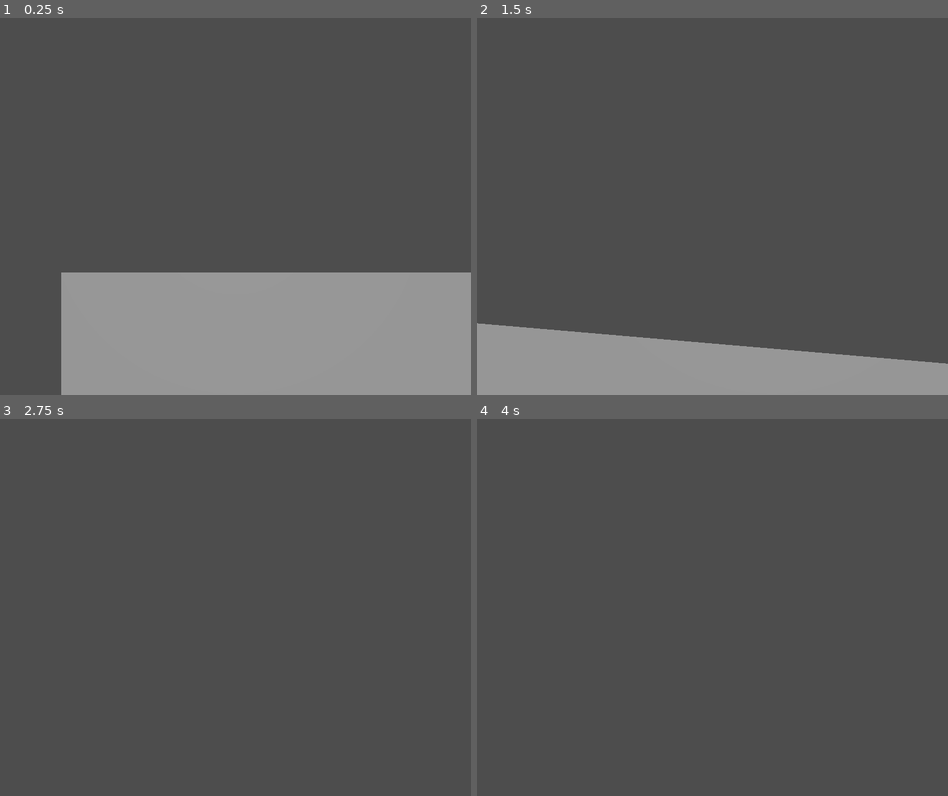
Above: before the commit, frames 1-4 (two rows, left to right).
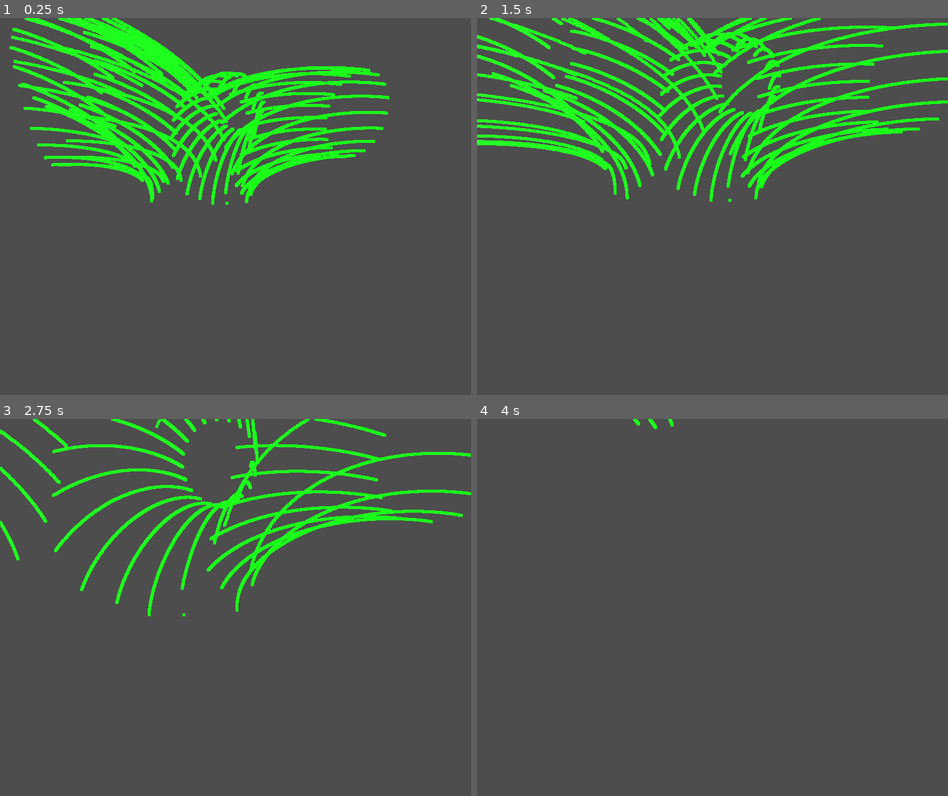
Above: after the commit, the same moments.

Repository: EpEpDragon/Modules
Game: Godot game, scene res://meshing_test.tscn
Two runs of this game, one before a commit and one after it. Both use one fixed random seed, a clock stepped at 60 frames per second and the inputs below.
Inputs (mouse positions are in pixels of both pictures, inside the frame that each line leads up to):
- Up to frame 1 (0.25 s): no input
- Up to frame 2 (1.5 s): tap Enter at 0.5 s; move the mouse to (736, 206) at 0.52 s; hold W (move_forward) from 0.53 s (still down); move the mouse to (688, 206) at 1.27 s
- Up to frame 3 (2.75 s): keep holding W (move_forward); move the mouse to (244, 599) at 2.02 s
- Up to frame 4 (4 s): keep holding W (move_forward); move the mouse to (707, 615) at 2.77 s; move the mouse to (745, 611) at 3.52 s

The runs differ from the first frame. In frame 1, 41% of the frame differs, in the area x 2-100%, y 0-100%; in frame 2, 27%; in frame 3, 6.7%; in frame 4, less than 0.1%.
Error before the commit: Parse Error: Argument 1 of annotation "@export_node_path" isn't a constant expression. (res://DebugDraw.gd:3)

Commit message:
Point cloud generation

Diff:
--- /dev/null
+++ b/TreeGen/DebugDraw/DebugDraw2.tscn
@@ -0,0 +1,6 @@
+[gd_scene load_steps=2 format=3 uid="uid://bse1j0dalcvo5"]
+
+[ext_resource type="Script" path="res://DebugDraw/DebugDrawNew.gd" id="1_7xseg"]
+
+[node name="Node3D" type="Node3D"]
+script = ExtResource( "1_7xseg" )
--- /dev/null
+++ b/TreeGen/DebugDraw/DebugDrawNew.gd
@@ -0,0 +1,41 @@
+extends Node3D
+class_name DebugDraw
+
+func new_point_cloud(pos, p_size, color):
+	var point_cloud = PointCloud.new(p_size, color)
+	point_cloud.position = pos
+	add_child(point_cloud)
+	return point_cloud
+
+
+class PointCloud extends MeshInstance3D:
+	var cloud:PackedVector3Array
+	var mat = StandardMaterial3D.new()
+
+	func _init(p_size, color):
+		mat.use_point_size = true
+		mat.point_size = p_size
+		mat.albedo_color = color
+
+
+	func add_point(p):
+		if p is PackedVector3Array:
+			cloud += p
+		else:
+			cloud.push_back(p)
+
+
+	func set_cloud(c):
+		cloud = c
+
+
+	func construct():
+		var mesh_imm = ImmediateMesh.new()
+		mesh_imm.surface_begin(Mesh.PRIMITIVE_POINTS)
+		mesh_imm.surface_set_normal(Vector3(0,0,1))
+		for p in cloud:
+			mesh_imm.surface_add_vertex(p)
+		mesh_imm.surface_end()
+		mesh_imm.surface_set_material(0,mat)
+		print(mesh_imm.surface_get_material(0))
+		set_mesh(mesh_imm)
--- a/TreeGen/MeshInstance3D.gd
+++ b/TreeGen/MeshInstance3D.gd
@@ -7,9 +7,8 @@
 	var mesh_imm = ImmediateMesh.new()
 	mesh_imm.clear_surfaces()
 
-	mesh_imm.surface_begin(Mesh.PRIMITIVE_TRIANGLE_STRIP)
+	mesh_imm.surface_begin(Mesh.PRIMITIVE_POINTS)
 	mesh_imm.surface_set_normal(Vector3(0,0,1))
-
 	mesh_imm.surface_add_vertex(Vector3(-1,-1,0))
 	mesh_imm.surface_add_vertex(Vector3(-1,1,0))
 	mesh_imm.surface_add_vertex(Vector3(1,-1,0))
@@ -17,5 +16,9 @@
 	mesh_imm.surface_add_vertex(Vector3(2,-1,0))
 	mesh_imm.surface_add_vertex(Vector3(2,1,0))
 	mesh_imm.surface_end()
+#	var mat = StandardMaterial3D.new()
+#	mat.use_point_size = true
+#	mat.set_point_size = 10
+#	mesh_imm.surface_set_material(0,mat)
 
 	mesh = mesh_imm
--- a/TreeGen/meshing_test.gd
+++ b/TreeGen/meshing_test.gd
@@ -1,16 +1,20 @@
 extends Node3D
 
-@export var bake_interval = 0.1
+@export var bake_interval = 0.01
+@export var padding = 0.02
 var debug_draw
-var res = 1
+var res = 5
+var point_cloud = DebugDraw2.new_point_cloud(Vector3.ZERO, 5, Color.GREEN)
+
 
 func _ready():
-	debug_draw = $DebugDraw
-	var curves = [$Path3D.get_curve(), $Path3D2.get_curve(), $Path3D3.get_curve()]
-	var portals = generate_portals(curves,0.1,0.1)
-	for p in portals:
-		if p != null:
-			debug_draw.add_packed(gen_circle(p[0], p[1], p[2],res),Color.GREEN)
+	var curves = [$Path3D.get_curve(), $Path3D2.get_curve(), $Path3D3.get_curve(), $Path3D4.get_curve()]
+#	var portals = generate_portals(curves,0.1,0.1)
+#	for p in portals:
+#		if p != null:
+#			point_cloud.add_point(gen_circle(p[0], p[1], p[2],res))
+	point_cloud.set_cloud(generate_cloud(curves,0.5))
+	point_cloud.construct()
 
 # Generates the tightest portals from given curves (Limited by bake interval)
 # return portals : [point, radius, normal, point index on curve]
@@ -39,16 +43,16 @@
 				prev2 = points2[p2]
 				if is_touching(n_b,points1[p1],points2[p2],n1,n2,r1,r1):
 #					pass
-					debug_draw.add_packed(gen_circle(points1[p1], r1, n1,res), Color.RED)
-					debug_draw.add_packed(gen_circle(points2[p2], r1, n2,res), Color.RED)
+					point_cloud.add_point(gen_circle(points1[p1], r1, n1,res))
+					point_cloud.add_point(gen_circle(points2[p2], r1, n2,res))
 				else:
 
 					if portals[c1+1] == null || portals[c1+1][3] < p1:
 						portals[c1+1] = [points1[p1], r1, n1, p1]
 					if portals[c2+2+c1] == null || portals[c2+2+c1][3] < p2:
 						portals[c2+2+c1] = [points2[p2], r1, n2, p2]
-#					debug_draw.add_packed(gen_circle(points1[p1], r1, n1,res), Color.GREEN)
-#					debug_draw.add_packed(gen_circle(points2[p2], r1, n2,res), Color.GREEN)
+#					point_cloud.add_point(gen_circle(points1[p1], r1, n1,res))
+#					point_cloud.add_point(gen_circle(points2[p2], r1, n2,res))
 					break
 
 
@@ -63,6 +67,40 @@
 
 	return x + y >= S
 
+
+func generate_cloud(curves,r):
+	for c in curves:
+		c.set_bake_interval(bake_interval)
+	var cloud:PackedVector3Array
+	var n_b = Vector3(0,1,0)
+	for c_i1 in range(curves.size()):
+		print(range(curves.size()))
+		var s_pos1 = curves[c_i1].get_baked_points() # sphere points 1
+		var prev1 = -n_b
+		for s_i1 in range(s_pos1.size()):
+			var n1 = (s_pos1[s_i1] - prev1).normalized()
+			prev1 = s_pos1[s_i1]
+			var p1 = gen_circle(s_pos1[s_i1], r,n1,res)
+			var use_point = []
+			for i in p1:
+				use_point.push_back(true)
+
+			for c_i2 in range(curves.size()):
+				if c_i1 != c_i2:
+					var s_pos2 = curves[c_i2].get_baked_points() # sphere points 2
+					var s_i2 = min(s_i1,s_pos2.size()-1)
+					for p_i in range(p1.size()-1):
+						if is_point_in_sphere(p1[p_i],s_pos2[s_i2],r+padding):
+							use_point[p_i] = false
+			for i in range(use_point.size()):
+				if use_point[i]:
+					cloud.push_back(p1[i])
+	return cloud
+
+func is_point_in_sphere(p_pos, s_pos, r):
+	return (p_pos - s_pos).length() < r
+
+
 func gen_circle(pos:Vector3, r:float, n:Vector3, res:int):
 	var rot = 0
 	var step = PI/2/res
--- a/TreeGen/meshing_test.tscn
+++ b/TreeGen/meshing_test.tscn
@@ -1,34 +1,32 @@
-[gd_scene load_steps=9 format=3 uid="uid://bx50orhkeawwo"]
+[gd_scene load_steps=7 format=3 uid="uid://bx50orhkeawwo"]
 
 [ext_resource type="Script" path="res://meshing_test.gd" id="1_l5t8y"]
 [ext_resource type="Script" path="res://Camera3D.gd" id="2_15jvw"]
-[ext_resource type="PackedScene" uid="uid://cxmhx7ooru1v7" path="res://DebugDraw.tscn" id="2_qd8g5"]
-[ext_resource type="Script" path="res://MeshInstance3D.gd" id="4_mla1l"]
 
 [sub_resource type="Curve3D" id="Curve3D_eum13"]
 _data = {
-"points": PackedVector3Array(0, -0.5, 0, 0, 0.5, 0, 0, 1, 0, 0, 0, 0, 0, 0.5, 0, 1.03052, 1.51042, 0.210655),
+"points": PackedVector3Array(0, -0.5, 0, 0, 1, 0, 0, 1, 0, 0, 0, 0, -0.669736, 0.597713, -0.317717, -0.8913, 3.0946, -2.28853),
 "tilts": PackedFloat32Array(0, 0)
 }
 point_count = 2
 
 [sub_resource type="Curve3D" id="Curve3D_7gku2"]
 _data = {
-"points": PackedVector3Array(0, -0.5, 0, 0, 0.5, 0, 0, 1, 0, 0, 0, 0, 0, 0.5, 0, -0.618816, 1.74334, 0.314451),
+"points": PackedVector3Array(0.0655044, -0.807151, 0.17178, 0, 1, 0, 0, 1, 0, 0, 0, 0, 0, 0.5, 0, -1.45859, 2.53508, 0.627167),
 "tilts": PackedFloat32Array(0, 0)
 }
 point_count = 2
 
 [sub_resource type="Curve3D" id="Curve3D_tsb62"]
 _data = {
-"points": PackedVector3Array(0, -0.5, 0, 0, 0.5, 0, 0, 1, 0, 0, 0, 0, 0, 0.5, 0, -0.458851, 1.8824, -0.754873),
+"points": PackedVector3Array(0, -0.5, 0, 0, 1, 0, 0, 1, 0, 0, 0, 0, 0, 0.5, 0, 1.23841, 2.09723, -1.43907),
 "tilts": PackedFloat32Array(0, 0)
 }
 point_count = 2
 
 [sub_resource type="Curve3D" id="Curve3D_lnyg2"]
 _data = {
-"points": PackedVector3Array(0, 0, 0, 0, 0.5, 0, 0, 1, 0, 0, 0, 0, 0, 0, 0, -0.252018, 1.66861, 1.25219),
+"points": PackedVector3Array(-0.035545, -0.433246, 0.100287, 0, 1, 0, 0, 1, 0, 0, 0, 0, 0, 0, 0, -0.252018, 1.66861, 1.25219),
 "tilts": PackedFloat32Array(0, 0)
 }
 point_count = 2
@@ -37,7 +35,7 @@
 script = ExtResource( "1_l5t8y" )
 
 [node name="Camera" type="Camera3D" parent="."]
-transform = Transform3D(1, 0, 0, 0, 1, 0, 0, 0, 1, 4.76837e-07, 1.37752, 1.40813)
+transform = Transform3D(0.854658, 0.0187987, 0.518851, 0, 0.999344, -0.0362076, -0.519191, 0.0309451, 0.854098, 1.56701, 0.859062, 1.88958)
 size = 2.0
 script = ExtResource( "2_15jvw" )
 movespeed = 0.796
@@ -54,11 +52,5 @@
 [node name="Path3D4" type="Path3D" parent="."]
 curve = SubResource( "Curve3D_lnyg2" )
 
-[node name="DebugDraw" parent="." instance=ExtResource( "2_qd8g5" )]
-camera_path = NodePath("../Camera")
-
-[node name="MeshInstance3D" type="MeshInstance3D" parent="."]
-script = ExtResource( "4_mla1l" )
-
 [node name="DirectionalLight3D" type="DirectionalLight3D" parent="."]
 transform = Transform3D(1, 0, 0, 0, 1, 0, 0, 0, 1, -0.282753, 2.44687, 7.47243)
--- a/TreeGen/project.godot
+++ b/TreeGen/project.godot
@@ -8,12 +8,26 @@
 
 config_version=5
 
+_global_script_classes=[{
+"base": "Node3D",
+"class": &"DebugDraw",
+"language": &"GDScript",
+"path": "res://DebugDraw/DebugDrawNew.gd"
+}]
+_global_script_class_icons={
+"DebugDraw": ""
+}
+
 [application]
 
 config/name="Tree Gen"
 run/main_scene="res://meshing_test.tscn"
 config/features=PackedStringArray("4.0", "Vulkan Clustered")
 config/icon="res://icon.png"
+
+[autoload]
+
+DebugDraw2="*res://DebugDraw/DebugDraw2.tscn"
 
 [display]
 
